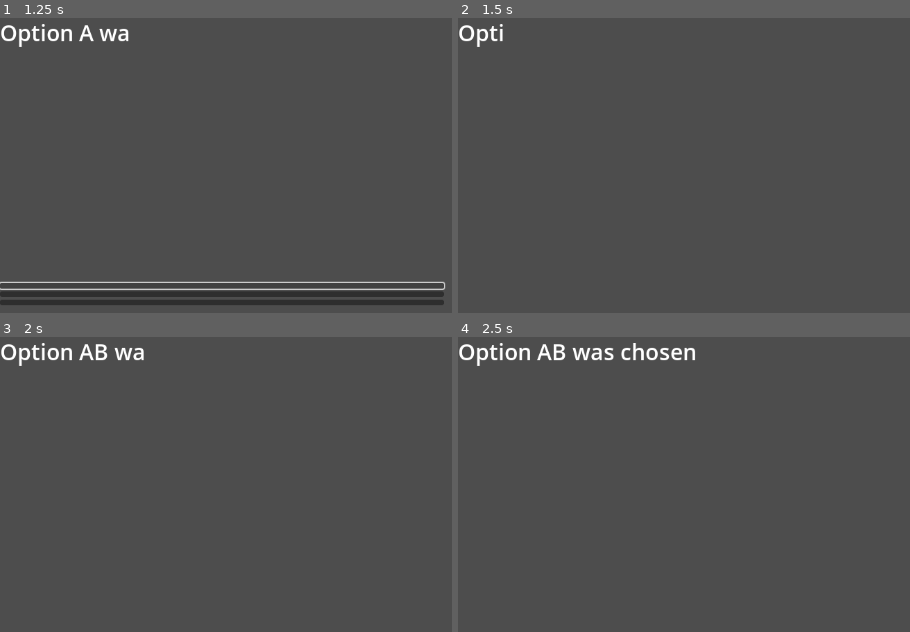
Above: before the commit, frames 1-4 (two rows, left to right).
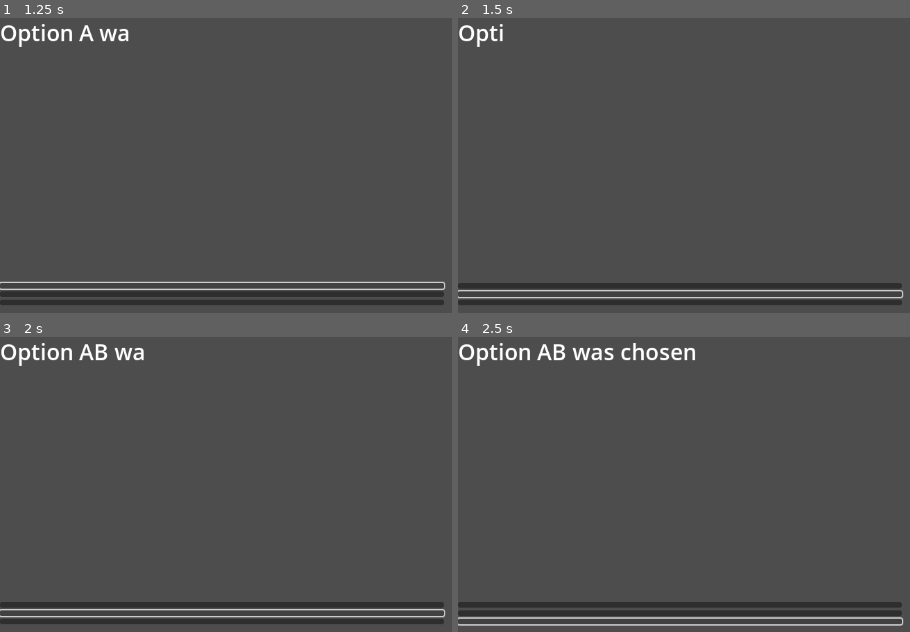
Above: after the commit, the same moments.

Repository: AndreiBondad/brass-game-project
Game: Godot game, scene res://scenes/main_game_scene.tscn
Same seed, same stepped clock (60 frames per second), same inputs: the game is played once before the commit and once after it.
Inputs (mouse positions are in pixels of both pictures, inside the frame that each line leads up to):
- Up to frame 1 (1.25 s): click (221, 286) at 0.5 s
- Up to frame 2 (1.5 s): click (679, 295) at 1.25 s
- Up to frame 3 (2 s): no input
- Up to frame 4 (2.5 s): click (679, 620) at 2.02 s

Frame 1 is identical in both runs. In frame 2, 4.7% of the frame differs, in the area x 0-99%, y 89-98%; in frame 3, 4.7%; in frame 4, 4.7%.
Error after the commit: Invalid access of index '2' on a base object of type: 'Array'. (res://scripts/main_text_script.gd:68)

Commit message:
Signal partial implementation (NOT WORKING)

Diff:
--- a/scripts/main_text_script.gd
+++ b/scripts/main_text_script.gd
@@ -1,5 +1,8 @@
 extends RichTextLabel
 
+signal game_over
+
+var startingNode
 var currentNode
 var displayText
 var choiceOneNode
@@ -9,7 +12,7 @@
 var count = 0;
 
 func _ready():
-	var startingNode = TextNode.new("This is the opening text")
+	startingNode = TextNode.new("This is the opening text")
 	currentNode = startingNode
 	startingNode.set_options(TextNode.new("Option A was chosen"), TextNode.new("Option B was chosen"), TextNode.new("Option C was chosen"))
 	startingNode.optionList[0].set_options(TextNode.new("Option AA was chosen"), TextNode.new("Option AB was chosen"), TextNode.new("Option AC was chosen"))
@@ -26,8 +29,6 @@
 
 	displayTextLength = displayText.length();
 
-func _printText():
-	pass
 
 func _process(delta: float) -> void:
 	if Input.is_action_pressed("skip"):
@@ -44,9 +45,9 @@
 func _on_choice_1_pressed() -> void:
 	currentNode = currentNode.optionList[0]
 	displayText = currentNode.currentText
-	if (currentNode.gameOver == true):
+	if currentNode.gameOver == true:
+		game_over.emit()
 		displayText = displayText + "\nGame Over!"
-		get_parent().remove_child($"../TextChoices")
 	displayTextLength = displayText.length();
 	self.text = ""
 	count = 0
@@ -55,9 +56,9 @@
 func _on_choice_2_pressed() -> void:
 	currentNode = currentNode.optionList[1]
 	displayText = currentNode.currentText
-	if (currentNode.gameOver == true):
+	if currentNode.gameOver == true:
+		game_over.emit()
 		displayText = displayText + "\nGame Over!"
-		get_parent().remove_child($"../TextChoices")
 	displayTextLength = displayText.length();
 	self.text = ""
 	count = 0
@@ -66,9 +67,9 @@
 func _on_choice_3_pressed() -> void:
 	currentNode = currentNode.optionList[2]
 	displayText = currentNode.currentText
-	if (currentNode.gameOver == true):
+	if currentNode.gameOver == true:
+		game_over.emit()
 		displayText = displayText + "\nGame Over!"
-		get_parent().remove_child($"../TextChoices")
 	displayTextLength = displayText.length();
 	self.text = ""
 	count = 0
--- a/scripts/text_controller.gd
+++ b/scripts/text_controller.gd
@@ -20,3 +20,15 @@
 	optionList[0].gameOver = statusA
 	optionList[1].gameOver = statusB
 	optionList[2].gameOver = statusC
+
+func _ready() -> void:
+	print("Main Canvas Ready called")
+	$MainText.connect("game_over", game_over_true)
+	print($MainText.game_over.get_connections())
+
+
+func game_over_true() -> void:
+	print("game over")
+	$TextChoices/Choice1.disabled = true
+	$TextChoices/Choice2.disabled = true
+	$TextChoices/Choice3.disabled = true
